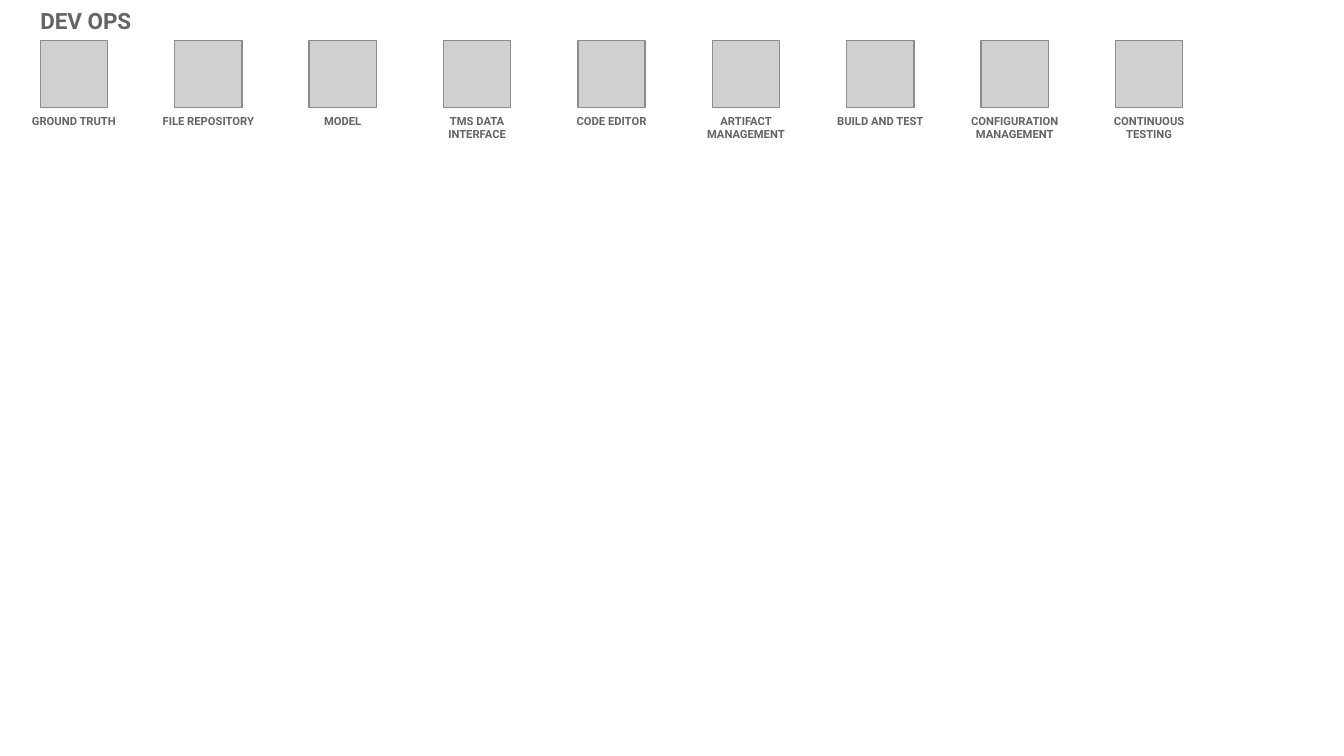
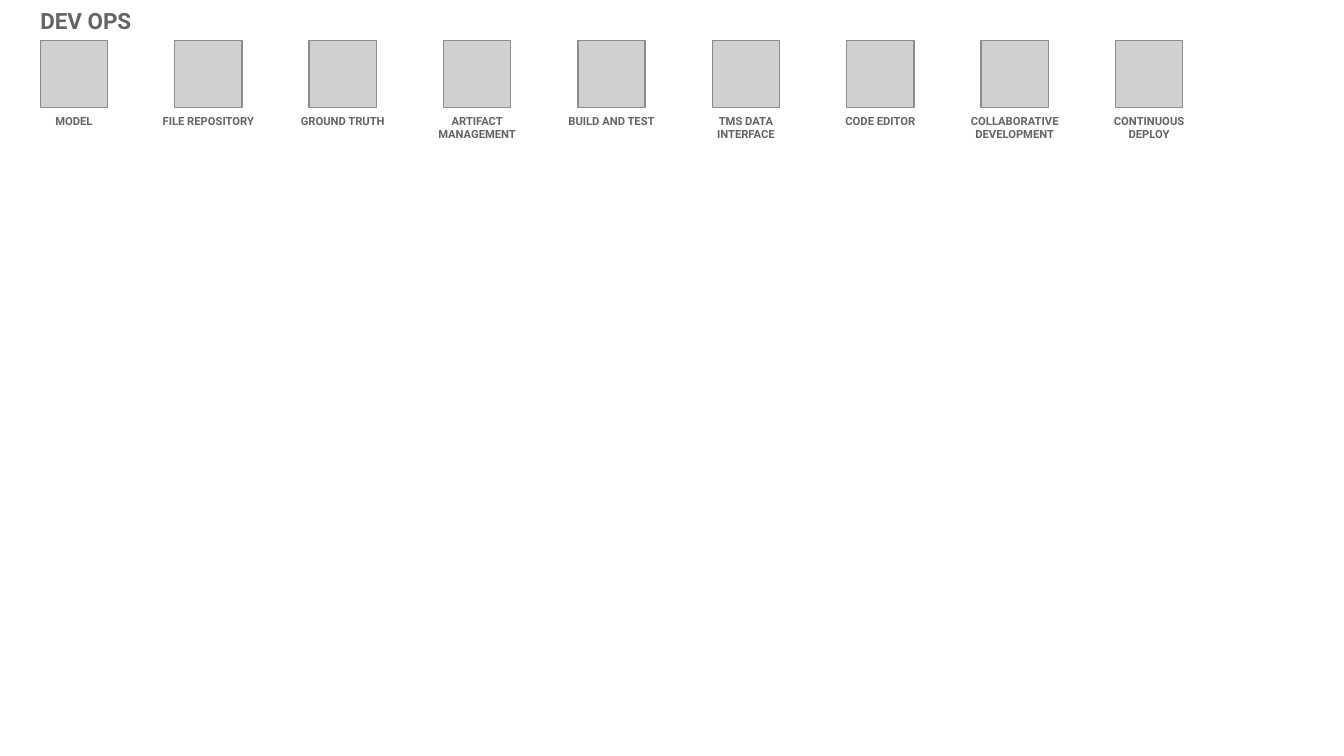
Before and after one commit to l2fprod/myarchitecture, a slide deck: slide 16 of mycatalog-architecture-diagram-template.pptx. Drawn at 1344x756 pixels with LibreOffice and Linux fonts; fonts in the diff are those of the drawing; grey boxes stand for pictures. Boxes give left, top, right and bottom in pixels: in the first picture for what was removed or moved away, otherwise in the second. Text is boxed around its words. In the diff, an @@ line names an element or a change of style, - is before the commit and + after.

```diff
--- a/mycatalog-architecture-diagram-template.pptx
+++ b/mycatalog-architecture-diagram-template.pptx
@@ text at <box>55,117,92,125</box>: text changed @@
-GROUND TRUTH
+MODEL
@@ text at <box>301,117,384,125</box>: text changed @@
-MODEL
+GROUND TRUTH
@@ text at <box>438,117,516,138</box>: text changed @@
-TMS DATA INTERFACE
+ARTIFACT MANAGEMENT
@@ text at <box>568,117,655,125</box>: text changed @@
-CODE EDITOR
+BUILD AND TEST
@@ text at <box>717,117,775,138</box>: text changed @@
-ARTIFACT MANAGEMENT
+TMS DATA INTERFACE
@@ text at <box>845,117,915,125</box>: text changed @@
-BUILD AND TEST
+CODE EDITOR
@@ text at <box>971,117,1059,138</box>: text changed @@
-CONFIGURATION MANAGEMENT
+COLLABORATIVE DEVELOPMENT
@@ text at <box>1114,117,1184,138</box>: text changed @@
-CONTINUOUS TESTING
+CONTINUOUS DEPLOY
```
Also in this commit, not shown: 18 other slides changed, 1 slide added, 1 slide removed.
